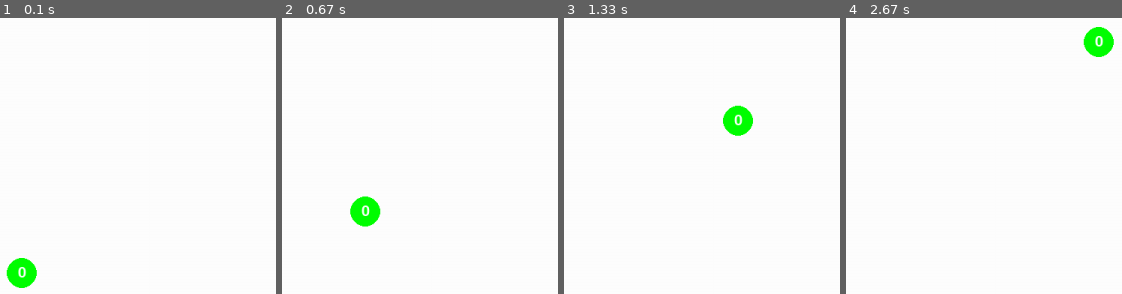
Above: before the commit, frames 1-4 (left to right).
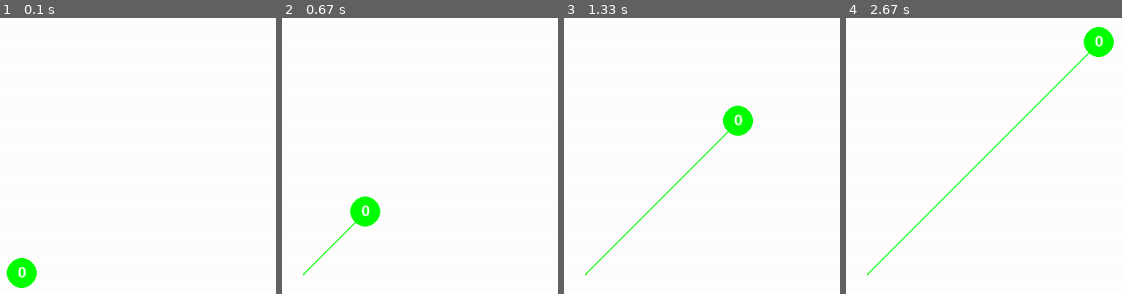
Above: after the commit, the same moments.

Repository: shawinmihail/re-formation-tests
Game: pygame game, started from main2d.py
Same seed, same stepped clock (60 frames per second), same inputs: the game is played once before the commit and once after it.
Inputs:
- Up to frame 1 (0.1 s): no input
- Up to frame 2 (0.67 s): no input
- Up to frame 3 (1.33 s): no input
- Up to frame 4 (2.67 s): no input

Frame 1 is identical in both runs. In frame 2, 0.2% of the frame differs, in the area x 7-27%, y 73-94%; in frame 3, 0.6%; in frame 4, 0.9%, in the area x 7-89%, y 12-94%.

Commit message:
fixed trj paint

Diff:
--- a/Copter.py
+++ b/Copter.py
@@ -10,15 +10,17 @@
         """
         self.id = id
         self.x = x0
-        self.prev_x = x0
+        self.x_list = list()
+        self.x_list.append(x0)
         self.v = v0
         self.mass = mass
         self.radius = radius
 
     def move(self, accel, dt):
-        self.prev_x = self.x
         self.x = self.x + self.v * dt + accel * dt * dt / float(2)
         self.v = self.v + accel * dt
+
+        self.x_list.append(self.x)
 
 
 class CopterPainter:
@@ -39,15 +41,21 @@
 
         if self.trj_visible:
             # drawing line from prev pos to current
-            pygame.draw.line(self.display, self.color, self.copter.prev_x, self.copter.x, 2)
+
+            n = len(self.copter.x_list)
+            points = []
+            for i in range(n):
+                points.append(self.get_x_screen(self.copter.x_list[i]))
+
+            pygame.draw.lines(self.display, self.color, False, points, 2)
 
         # drawing body
-        pygame.draw.circle(self.display, self.color, self.get_xy(), self.copter.radius)
+        pygame.draw.circle(self.display, self.color, self.get_x_screen(self.copter.x), self.copter.radius)
 
         TextSurf, TextRect = self.get_text_objects(str(self.copter.id))
-        TextRect.center = self.get_xy()
+        TextRect.center = self.get_x_screen(self.copter.x)
         self.display.blit(TextSurf, TextRect)
 
-    def get_xy(self):
-        x = self.copter.x
+
+    def get_x_screen(self, x):
         return pygame_utils.transform_to_screen_system(x[0], x[1], self.display_config)
--- a/main2d.py
+++ b/main2d.py
@@ -37,7 +37,7 @@
 
 
 copter = Copter.Copter(0, np.array([0, 0]), np.array([0, 0]), 1, 20)
-copterPainter = Copter.CopterPainter(copter, green, gameDisplay, (px_ratio, display_width, display_height))
+copterPainter = Copter.CopterPainter(copter, green, gameDisplay, (px_ratio, display_width, display_height), True)
 
 
 def update(dt):
Not shown, changed: Copter.pyc
